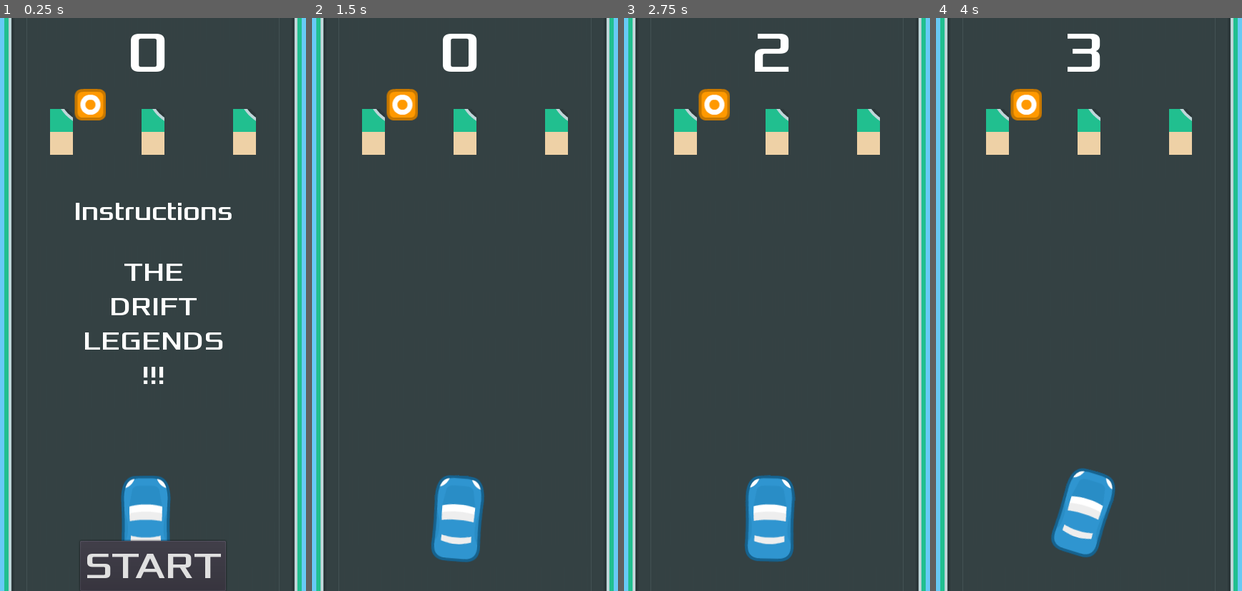
Above: before the commit, frames 1-4 (left to right).
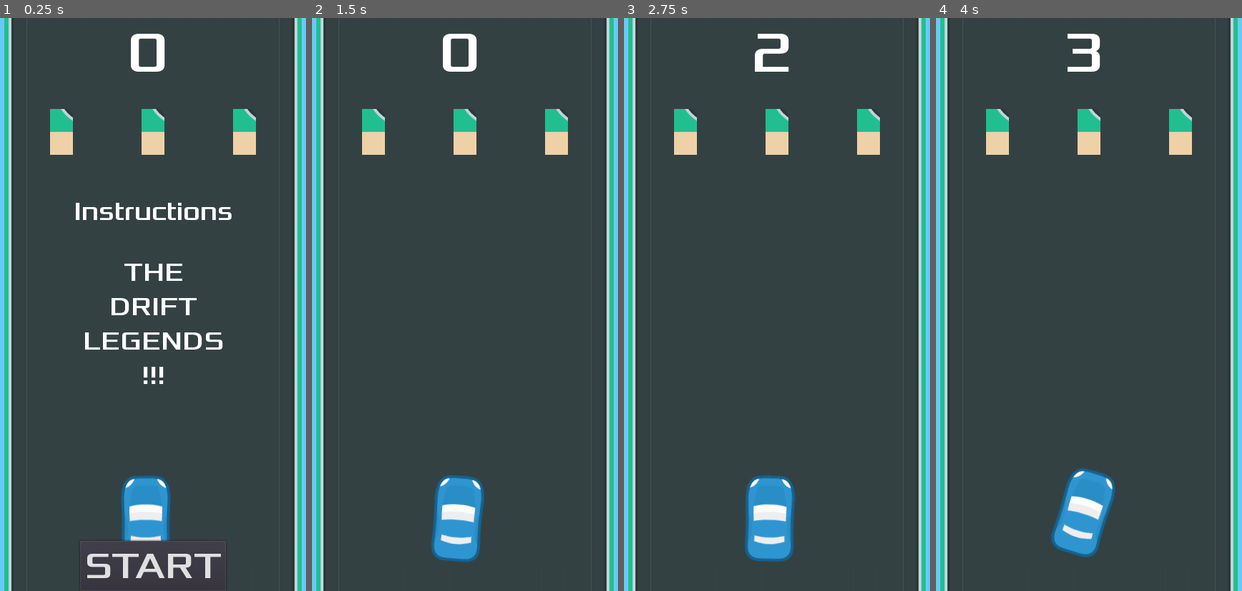
Above: after the commit, the same moments.

Repository: 20Deepshikha/final-project-gameteam
Game: Godot game, scene res://Game.tscn
Two runs of this game, one before a commit and one after it. Both use one fixed random seed, a clock stepped at 60 frames per second and the inputs below.
Inputs:
- Up to frame 1 (0.25 s): no input
- Up to frame 2 (1.5 s): click "START" at 0.5 s; tap Enter at 1.25 s; hold Right (ui_right) from 1.28 s (still down)
- Up to frame 3 (2.75 s): release Right (ui_right) at 2.03 s; hold Left (ui_left) from 2.03 s (still down)
- Up to frame 4 (4 s): release Left (ui_left) at 2.78 s; hold Right (ui_right) 2.78-3.53 s; hold Up (ui_up) from 3.53 s (still down)

The runs differ from the first frame. In frame 1, 0.5% of the frame differs, in the area x 24-35%, y 12-18%; in frame 2, 0.5%; in frame 3, 0.5%; in frame 4, 0.5%.

Commit message:
removed obstacles

Diff:
--- a/Game.tscn
+++ b/Game.tscn
@@ -1,8 +1,7 @@
-[gd_scene load_steps=14 format=2]
+[gd_scene load_steps=13 format=2]
 
 [ext_resource path="res://Road.tscn" type="PackedScene" id=1]
 [ext_resource path="res://car.tscn" type="PackedScene" id=2]
-[ext_resource path="res://cone_obstacle.tscn" type="PackedScene" id=3]
 [ext_resource path="res://HUD.tscn" type="PackedScene" id=4]
 [ext_resource path="res://Game.gd" type="Script" id=5]
 [ext_resource path="res://assets/Chiptronical.ogg" type="AudioStream" id=6]
@@ -36,7 +35,7 @@
 cell_size = Vector2( 32, 64 )
 collision_layer = 1
 collision_mask = 1
-tile_data = PoolIntArray( -5373952, 0, 327688, -5373951, 0,  …(26078 unchanged characters)… 4063173, 1, 65536, -4063172, 1, 65536, -3997696, 0, 327692, -3997695, 0, 65550,  …(77418 unchanged characters)…
+tile_data = PoolIntArray( -5373952, 0, 327688, -5373951, 0,  …(26078 unchanged characters)… 4063173, 1, 65536, -4063172, 1, 65536, -4063041, 0, 131074, -3997696, 0, 327692, -3997695, 0, 65550,  …(77418 unchanged characters)…
 
 [node name="car" parent="." instance=ExtResource( 2 )]
 collision_mask = 133
@@ -46,9 +45,6 @@
 limit_left = 0
 limit_right = 2000
 limit_bottom = 800
-
-[node name="cone_obstacle" parent="." instance=ExtResource( 3 )]
-position = Vector2( 152, 122 )
 
 [node name="StaticBody2D" type="StaticBody2D" parent="."]
 physics_interpolation_mode = 1
